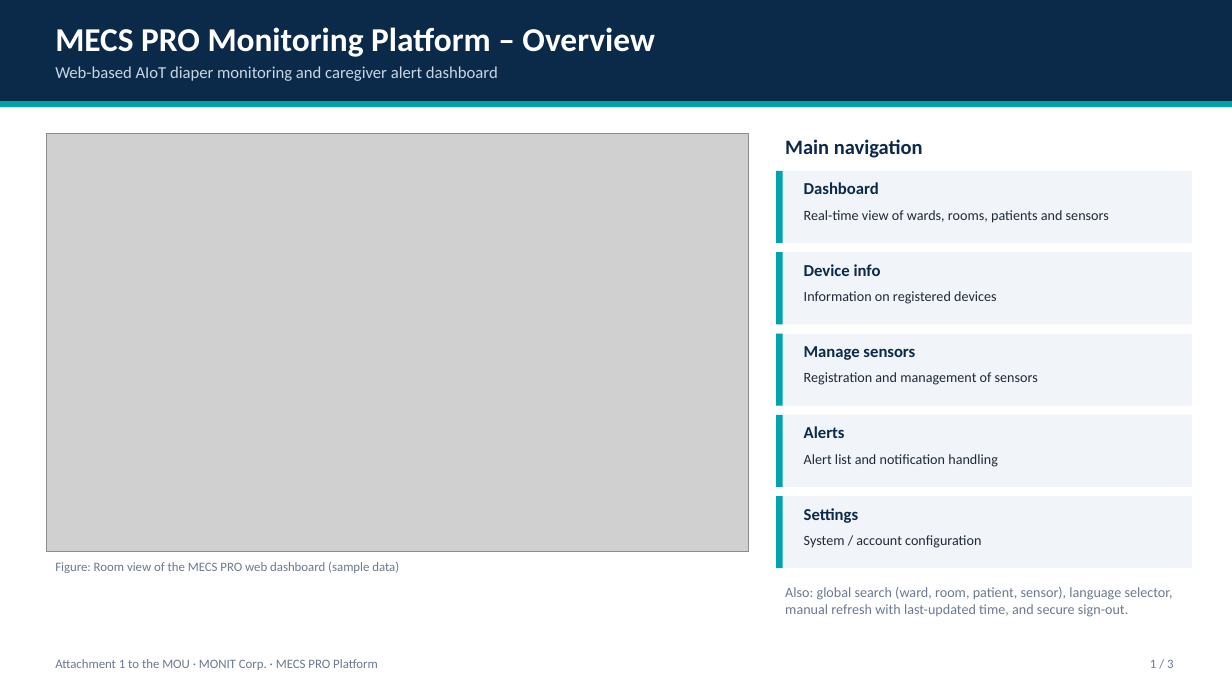
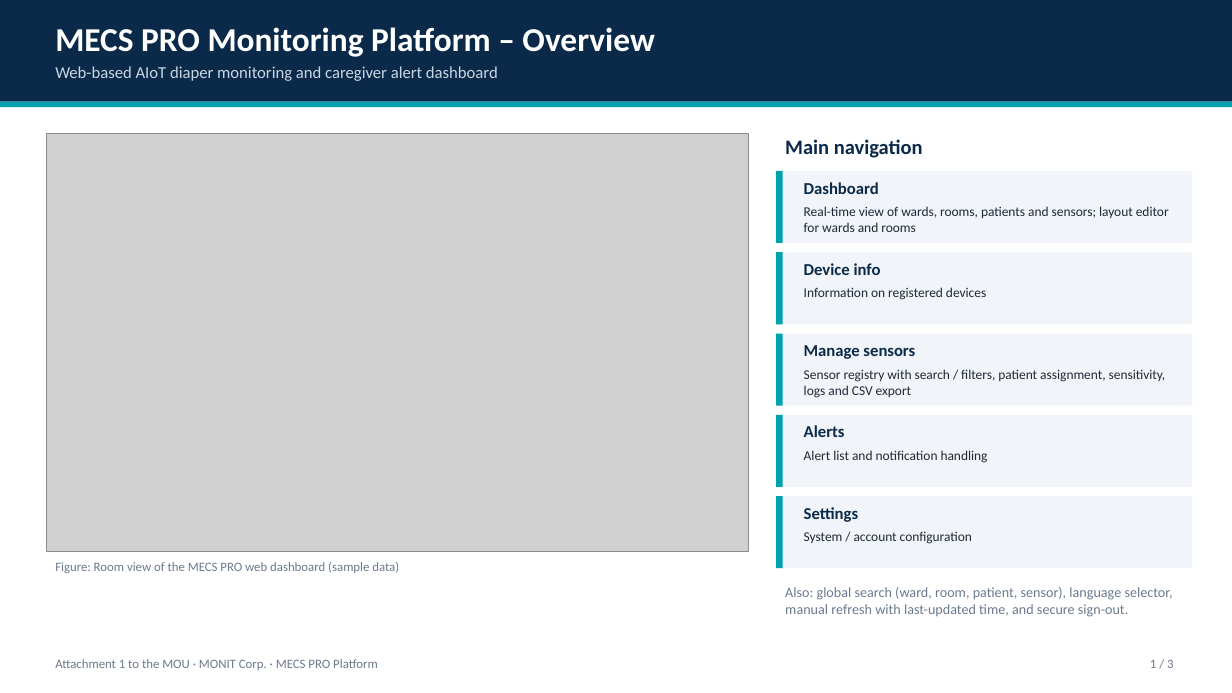
Before and after one commit to tonypark-del/tonyparkmacbookpro, a slide deck: slide 1 of MECS_PRO_Platform_Feature_Description_Attachment1.pptx. Drawn at 1232x693 pixels with LibreOffice and Linux fonts; fonts in the diff are those of the drawing; grey boxes stand for pictures. Boxes give left, top, right and bottom in pixels: in the first picture for what was removed or moved away, otherwise in the second. Text is boxed around its words. In the diff, an @@ line names an element or a change of style, - is before the commit and + after.

```diff
--- a/MECS_PRO_Platform_Feature_Description_Attachment1.pptx
+++ b/MECS_PRO_Platform_Feature_Description_Attachment1.pptx
@@ text at box(804, 206, 1169, 232): text changed; size 11 to 10.5 pt @@
-Real-time view of wards, rooms, patients and sensors
+Real-time view of wards, rooms, patients and sensors; layout editor for wards and rooms
@@ text at box(804, 369, 1166, 398): text changed; size 11 to 10.5 pt @@
-Registration and management of sensors
+Sensor registry with search / filters, patient assignment, sensitivity, logs and CSV export
@@ size 11 to 10.5 pt in 3 elements at box(804, 287, 986, 300), box(804, 450, 988, 463), box(804, 532, 972, 544) @@
```
Also in this commit, not shown: 2 other slides changed.
